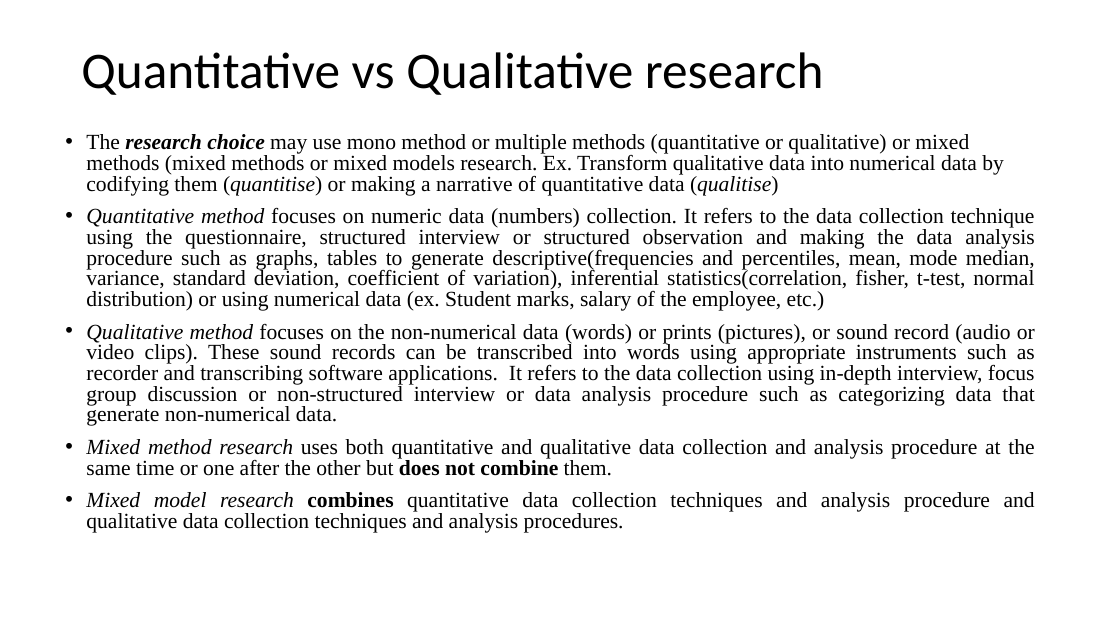
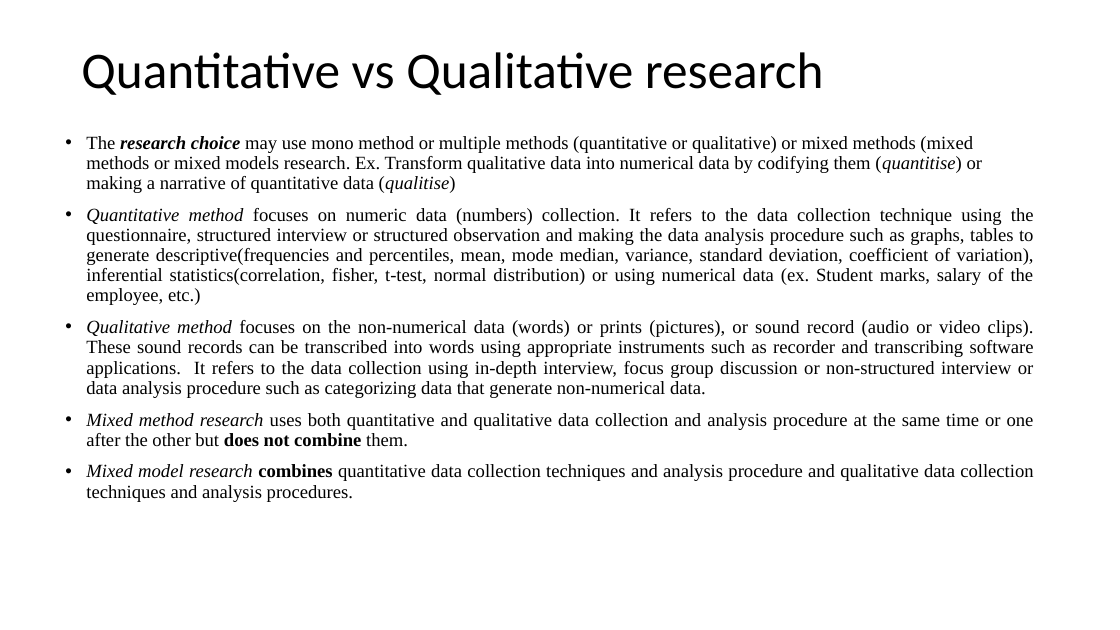
Before and after one commit to mutanganajoseph/Documents, a slide deck: slide 19 of auca/sem-1/edrom-8113-study-research/7 Scientific Research Method.pptx. Drawn at 1120x630 pixels with LibreOffice and Linux fonts; fonts in the diff are those of the drawing. Boxes give left, top, right and bottom in pixels: in the first picture for what was removed or moved away, otherwise in the second. Text is boxed around its words. In the diff, an @@ line names an element or a change of style, - is before the commit and + after.

```diff
--- a/auca/sem-1/edrom-8113-study-research/7 Scientific Research Method.pptx
+++ b/auca/sem-1/edrom-8113-study-research/7 Scientific Research Method.pptx
@@ text "The research choice may use ..." at (86, 136, 1034, 502): size 18.5 to 16 pt; line spacing 0.8 to 0.9 @@
```
Also in this commit, not shown: 4 other slides changed, 6 other files.
